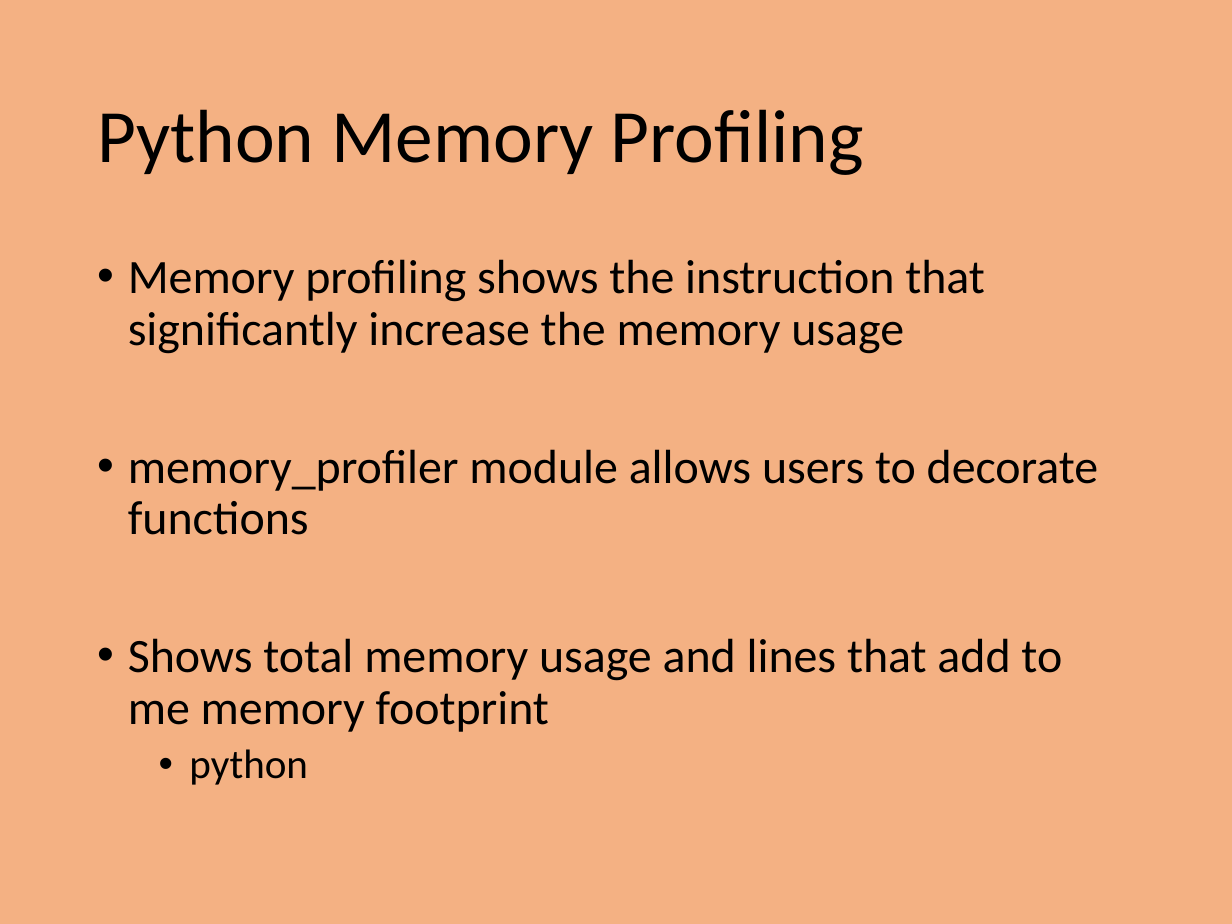
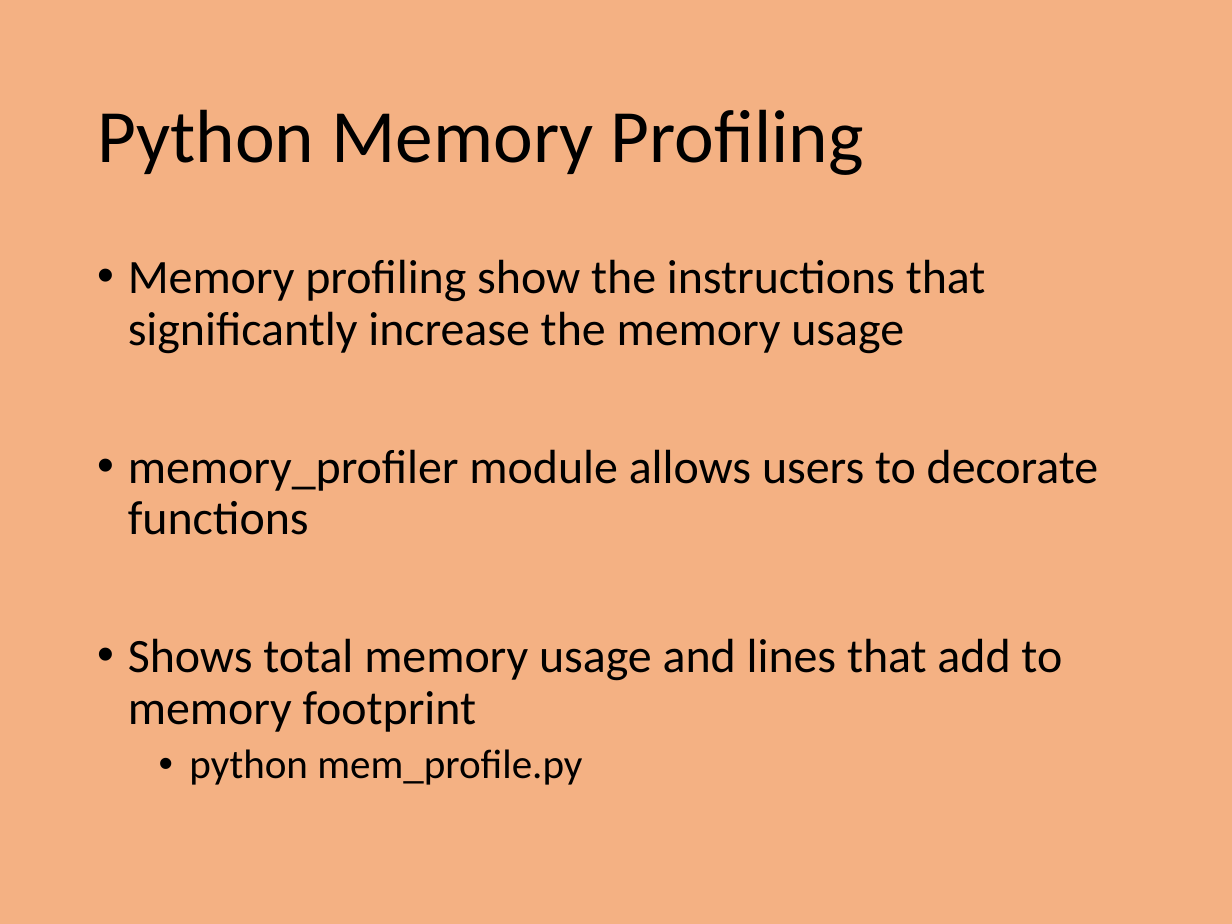
Before and after one commit to PrincetonUniversity/intro_debugging, a slide deck: slide 14 of 01_overview/Introduction_To_Debugging.pptx. Drawn at 1232x924 pixels with LibreOffice and Linux fonts; fonts in the diff are those of the drawing. Boxes give left, top, right and bottom in pixels: in the first picture for what was removed or moved away, otherwise in the second. Text is boxed around its words. In the diff, an @@ line names an element or a change of style, - is before the commit and + after.

```diff
--- a/01_overview/Introduction_To_Debugging.pptx
+++ b/01_overview/Introduction_To_Debugging.pptx
@@ text at [128, 259, 986, 354]: text changed @@
-• Memory profiling shows the instruction that significantly increase the memory usage
+• Memory profiling show the instructions that significantly increase the memory usage
@@ text at [128, 638, 1062, 785]: text changed @@
-• Shows total memory usage and lines that add to me memory footprint
-  • python
+• Shows total memory usage and lines that add to memory footprint
+  • python mem_profile.py
```
Also in this commit, not shown: 1 other slide changed, 1 slide added, 1 other file.
